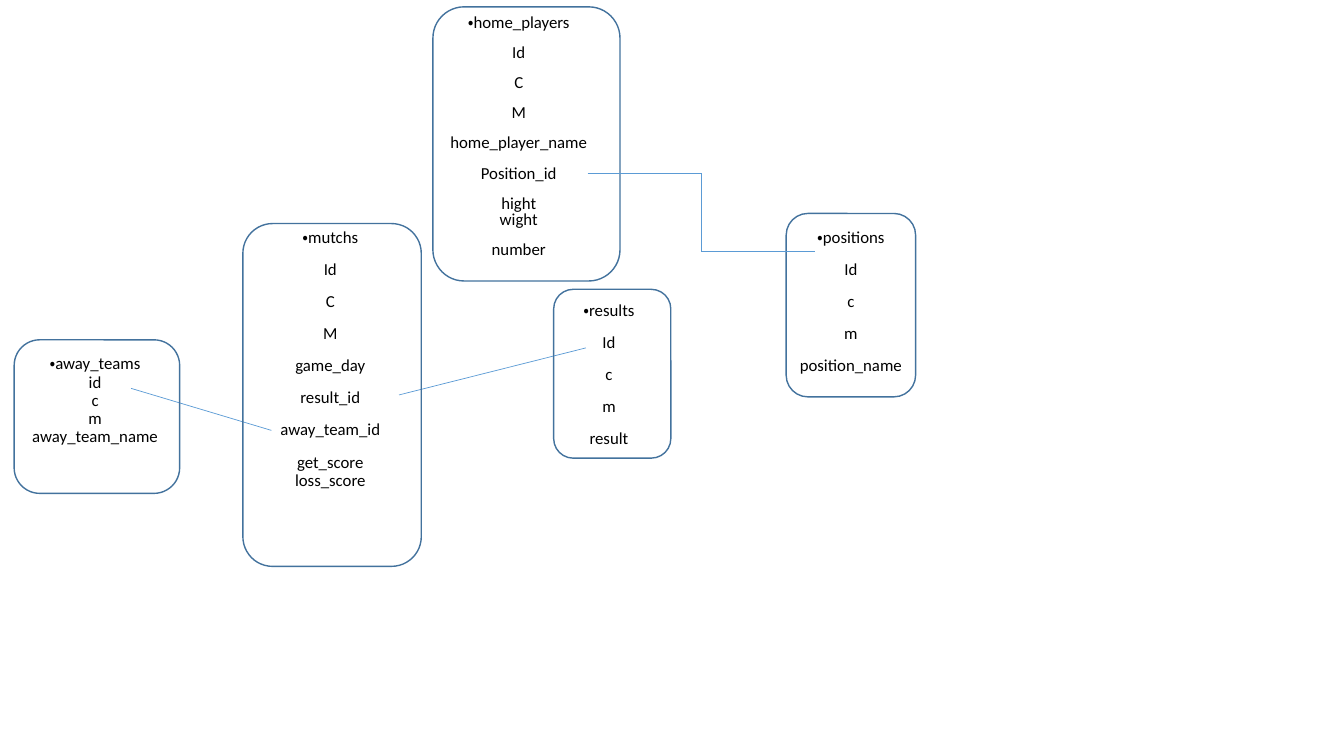
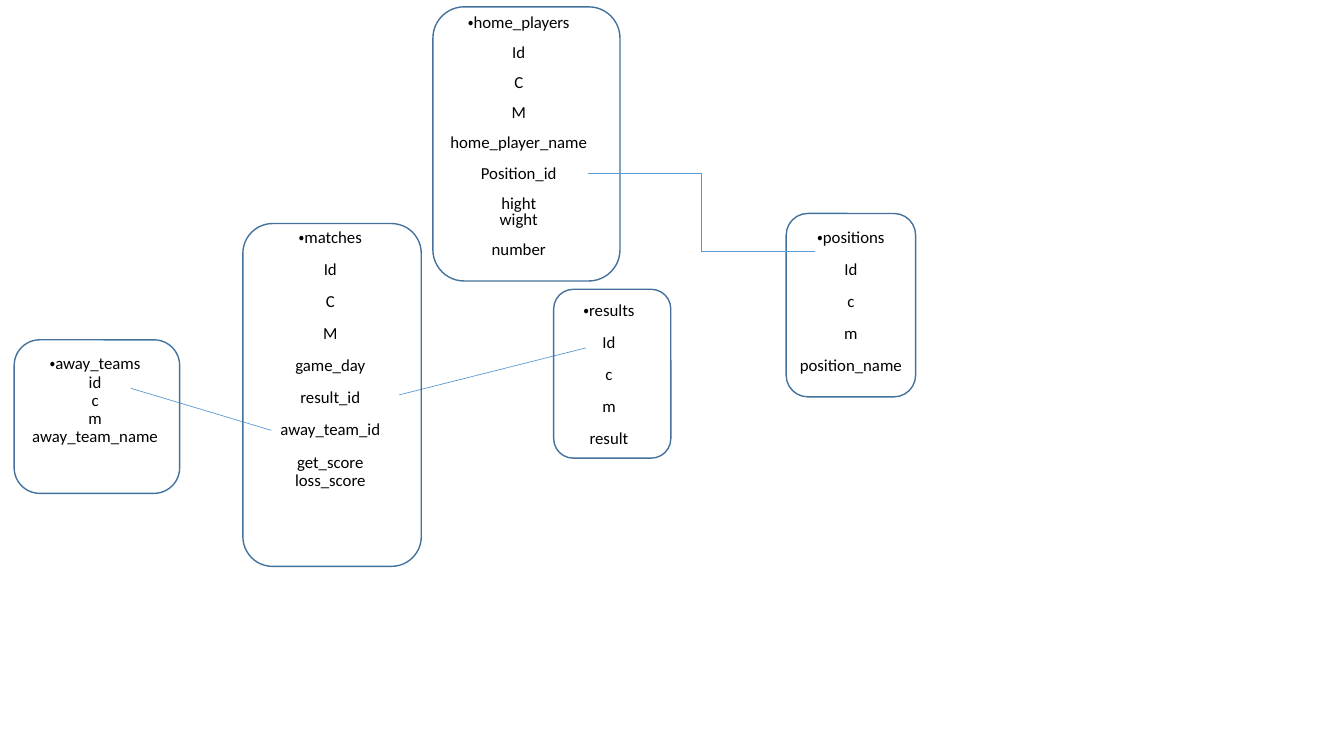
Before and after one commit to NemotoYoshiyuki/basketball_score, a slide deck: slide 2 of Basket.pptx. Drawn at 1344x756 pixels with LibreOffice and Linux fonts; fonts in the diff are those of the drawing. Boxes give left, top, right and bottom in pixels: in the first picture for what was removed or moved away, otherwise in the second. Text is boxed around its words. In the diff, an @@ line names an element or a change of style, - is before the commit and + after.

```diff
--- a/Basket.pptx
+++ b/Basket.pptx
@@ text at (299,231,362,243): text changed @@
-・mutchs
+・matches
```
Also in this commit, not shown: 1 other file.
